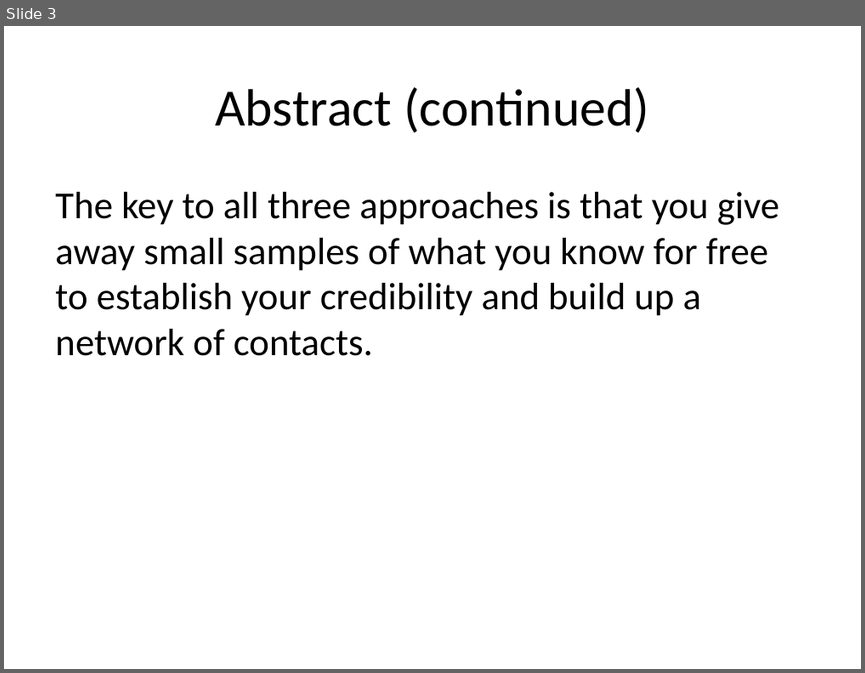
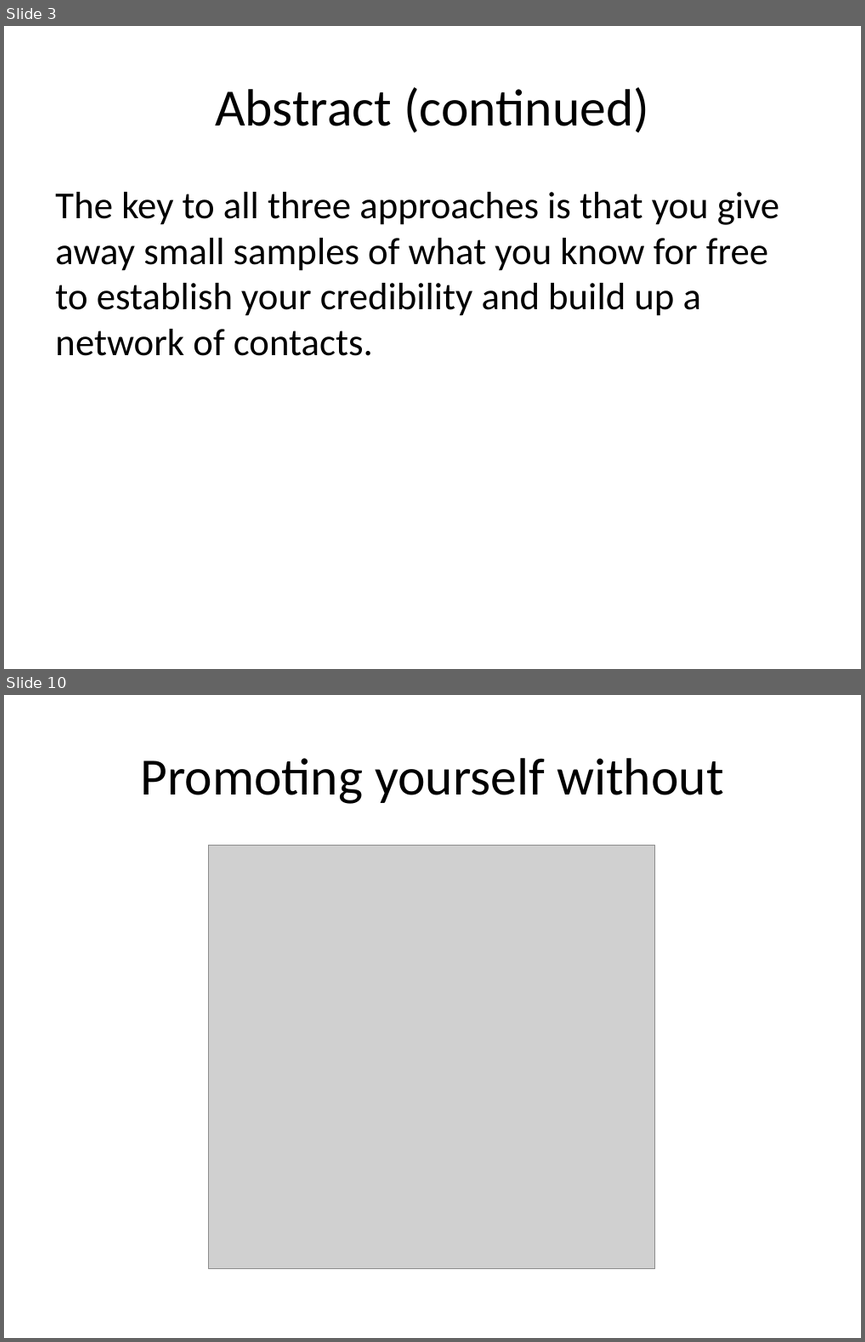
Before and after one commit to pmean/finding-customers, a slide deck: finding-customers.pptx. Shown one above the other, each under a label of ours: slide 3 before the commit, slides 3 and 10 after it; the slides between them are not shown. The pictures are 865x673 and 865x1342 pixels, drawn with LibreOffice and Linux fonts; fonts in the diff are those of the drawing; grey boxes stand for pictures. Boxes give left, top, right and bottom in pixels: in the first picture for what was removed or moved away, otherwise in the second. Text is boxed around its words. In the diff, an @@ line names an element or a change of style, - is before the commit and + after.

```diff
--- a/finding-customers.pptx
+++ b/finding-customers.pptx
@@ slide 10 added at box(4, 695, 861, 1338), background #FFFFFF @@
@@ title added at box(140, 758, 723, 804), 44 pt, text #000000 @@
+Promoting yourself without
@@ picture added at box(209, 845, 655, 1268) @@
```
Also in this commit, not shown: 10 other slides added, 4 slides removed, 2 other files.
